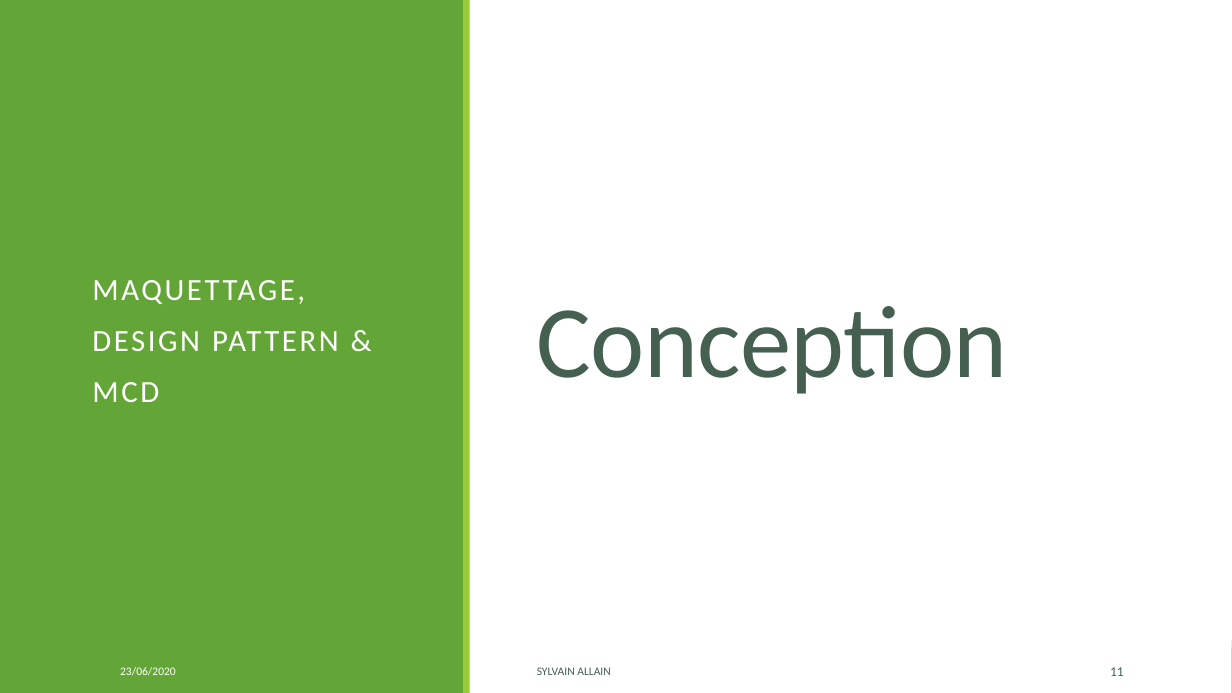
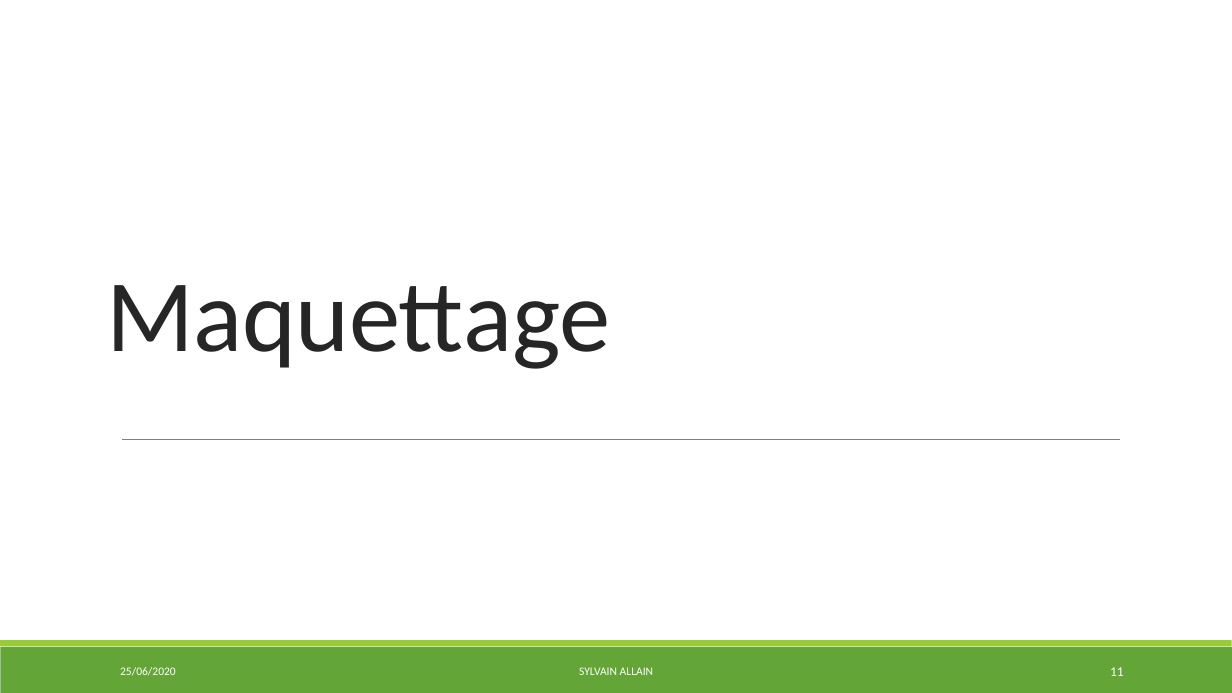
Before and after one commit to S2LF/ProjetPro, a slide deck: slide 11 of ProjetTof’Box.pptx. Drawn at 1232x693 pixels with LibreOffice and Linux fonts; fonts in the diff are those of the drawing. Boxes give left, top, right and bottom in pixels: in the first picture for what was removed or moved away, otherwise in the second. Text is boxed around its words. In the diff, an @@ line names an element or a change of style, - is before the commit and + after.

```diff
--- a/ProjetTof’Box.pptx
+++ b/ProjetTof’Box.pptx
@@ rectangle removed at box(0, 0, 1232, 693) @@
@@ rectangle removed at box(0, 0, 463, 693) @@
@@ rectangle removed at box(463, 0, 470, 693) @@
@@ text removed at box(92, 280, 339, 402) @@
-MAQUETTAGE,
-DESIGN PATTERN &
-MCD
@@ title added at box(107, 285, 610, 369), 80 pt, text #262626 @@
+Maquettage
@@ title removed at box(537, 306, 1008, 394) @@
-Conception
@@ line added from (122, 439) to (1120, 439), #808080 0.5 pt @@
@@ rectangle removed at box(0, 647, 1232, 693) @@
@@ rectangle removed at box(0, 640, 1232, 647) @@
@@ rectangle added at box(0, 647, 1232, 693), fill #63A537 @@
@@ rectangle added at box(0, 640, 1232, 647), fill #99CB38 @@
@@ text "SYLVAIN ALLAIN": place and size @@
-text "SYLVAIN ALLAIN" at box(537, 667, 610, 675)
+text "SYLVAIN ALLAIN" at box(579, 667, 653, 675)
@@ text "SYLVAIN ALLAIN" at box(579, 667, 653, 675): text colour #455F51 to #FFFFFF; alignment left to centre @@
@@ page number at box(1110, 667, 1124, 676): text colour #455F51 to #FFFFFF @@
@@ text at box(120, 667, 176, 676): text changed @@
-23/06/2020
+25/06/2020
```
Also in this commit, not shown: 29 other slides changed, 1 slide added, 2 other files.
